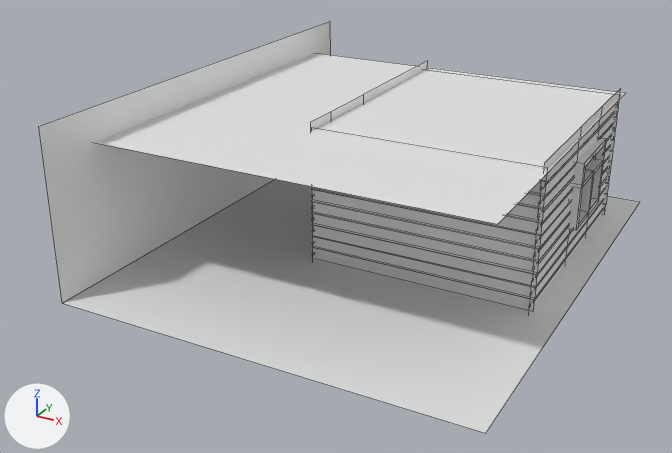
An edit to the FBX model Graphics/JC_model_Room.fbx, drawn before and after from the same camera.
One viewpoint serves both versions: a 50 mm camera at (6.86, -19.71, 8.87) aimed at (-2.17, -3.29, 0.66). The axes (+X, +Y, +Z) are drawn at lower left. The lights are the same throughout. Mesh edges are drawn as thin lines. Where no turn or scale is listed for an object, it has been applied to the vertices.
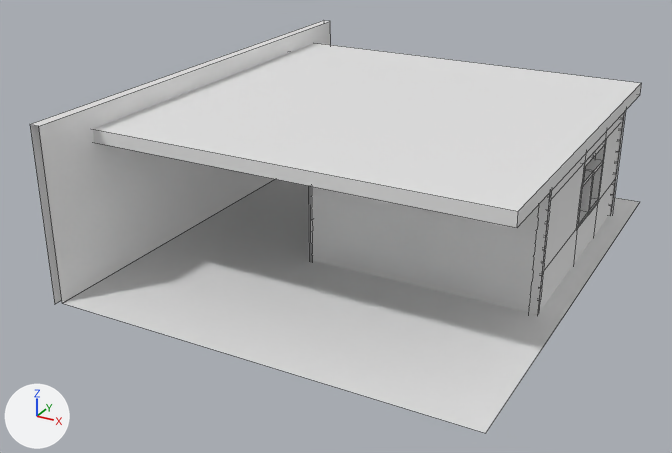
Commit message: Double sided walls nao

The change, as a list of edits to the scene's bpy script:
```text
Change me_plane:
    remove me_plane.from_pydata(...)  # 64 vertices, 31 faces; spans x -2.5..2.5, y -0.02..0.0, z -2.77..0.23
    add me_plane.from_pydata(...)  # 68 vertices, 33 faces; spans x -2.5..2.65, y -0.02..0.15, z -2.98..0.23
    me_plane part 3
    32 vertices in x 2.5, y -0.02..0.0, z -2.77..0.23 move by (0.15, 0.0, 0.0)
    4 vertices are added at (-2.5, 0.15, 0.23), (2.65, 0.15, 0.23), (-2.5, 0.15, -2.98), (2.65, 0.15, -2.98)
    2 new faces join them
Change me_plane_008:
    remove me_plane_008.from_pydata(...)  # 64 vertices, 31 faces; spans x -2.5..2.5, y 0.0..0.02, z -2.77..0.23
    add me_plane_008.from_pydata(...)  # 68 vertices, 33 faces; spans x -2.5..2.62, y -0.07..0.02, z -2.89..0.23
    me_plane_008 part 5
    32 vertices in x 2.5, y 0.0..0.02, z -2.77..0.23 move by (0.12, 0.0, 0.0)
    4 vertices are added at (2.62, -0.07, 0.23), (-2.5, -0.07, 0.23), (2.62, -0.07, -2.89), (-2.5, -0.07, -2.89)
    2 new faces join them
Change me_plane_003:
    where me_plane_003.from_pydata(...)  # 176 vertices, 107 faces; spans x -0.08..0.08, y -2.98..2.98, z -1.64..1.64
    verts and faces of me_plane_003; kept vertices keep their numbers, new ones are numbered from 176
    me_plane_003 part 6
    add for new, old in zip([*range(176, 180)], [68, 69, 104, 139]): verts[new] = verts[old] + (-0.08, 0.0, 0.0)
    add for new, old in zip([*range(180, 184)], [*range(176, 180)]): verts[new] = verts[old] + (0.0, 0.0, -0.78)
    add for new, old in zip([*range(184, 188)], [*range(180, 184)]): verts[new] = verts[old] + (0.0, 0.0, -2.63)
    add faces += [(69, 177, 179, 139), (104, 139, 179, 178), (68, 104, 178, 176), (177, 181, 183, 179), (178, 179, 183, 182), (176, 178, 182, 180)]
    add faces += [(181, 185, 187, 183), (180, 182, 186, 184)]
Change me_plane_005:
    where me_plane_005.from_pydata(...)  # 4 vertices, 1 face; spans x -5.31..3.47, y -5.93..2.85, z 0.21
    verts and faces of me_plane_005; kept vertices keep their numbers, new ones are numbered from 4
    me_plane_005 part 4
    add delete_vertices([*range(0, 4)])  # with the faces that use them
    add verts[4] = (-6.32, -5.93, 0.21)
    add verts[5] = (-6.32, 2.85, 0.21)
    add verts[6] = (-6.32, 2.85, 0.49)
    add verts[7] = (-6.32, -5.93, 0.49)
    add for new, old in zip([*range(8, 12)], [*range(4, 8)]): verts[new] = verts[old] + (8.79, 0.0, 0.0)
    add faces += [(4, 8, 9, 5), (6, 10, 11, 7), (8, 11, 10, 9), (4, 5, 6, 7), (5, 9, 10, 6), (4, 7, 11, 8)]
Change me_plane_002:
    remove me_plane_002.from_pydata(...)  # 140 vertices, 88 faces; spans x 0.0..0.06, y -3.33..2.51, z -2.77..0.5
    add me_plane_002.from_pydata(...)  # 156 vertices, 99 faces; spans x 0.0..0.19, y -3.33..2.51, z -2.77..0.5
    me_plane_002 part 1: 16 vertices added at x 0.19, y -3.33..2.51, z -2.72..0.5
Change me_plane_001:
    where me_plane_001.from_pydata(...)  # 6 vertices, 2 faces; spans x -4.08..4.85, y -5.51..5.5, z 0.0..3.68
    verts and faces of me_plane_001; kept vertices keep their numbers, new ones are numbered from 6
    me_plane_001 part 2
    add verts[6] = (-4.3, -5.51, 3.68)  # pixel (29, 124)
    add verts[7] = (-4.3, 5.5, 3.68)  # pixel (323, 20)
    add verts[8] = (-4.3, -5.51, -0.08)  # pixel (54, 304)
    add verts[9] = (-4.3, 5.5, -0.08)
    add faces += [(4, 5, 7, 6), (6, 7, 9, 8)]
Change ob_plane_005:
    ob_plane_005.location: (-0.9, -0.63, 2.75) -> (0.41, -0.63, 2.75)
```

Changed parts and their boxes (x1, y1, x2, y2) in the pictures (672 x 453 px):
'Plane.001', reshaped
    before: (39, 22, 640, 433)
    after: (30, 20, 640, 433)
'Plane.005', reshaped, moved (8% taller)
    before: (95, 53, 626, 224)
    after: (93, 43, 642, 228)
'Plane.004', reshaped
    before: (312, 128, 547, 311)
    after: (310, 186, 552, 315)
'Plane.002', reshaped
    before: (529, 88, 621, 312)
    after: (538, 115, 622, 313)
'Plane.003', reshaped
    before: (311, 61, 428, 260)
    after: (308, 186, 313, 260)
'Plane', reshaped
    before: (423, 70, 620, 215)
    after: (609, 111, 626, 216)
part 1 of me_plane_002, added
    after: (538, 115, 622, 313)
part 2 of me_plane_001, added
    after: (30, 20, 330, 304)
part 6 of me_plane_003, added
    after: (308, 186, 311, 260)
